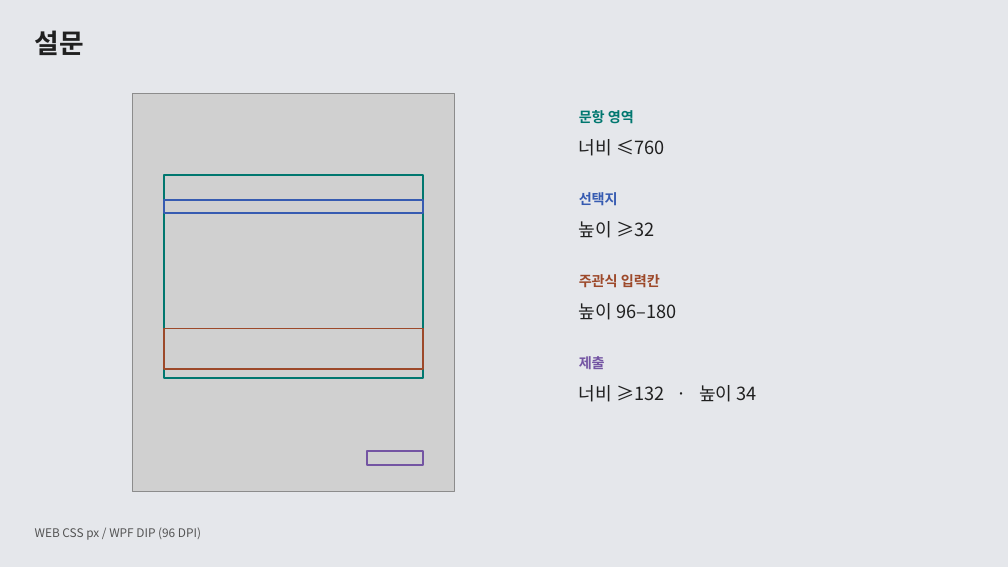
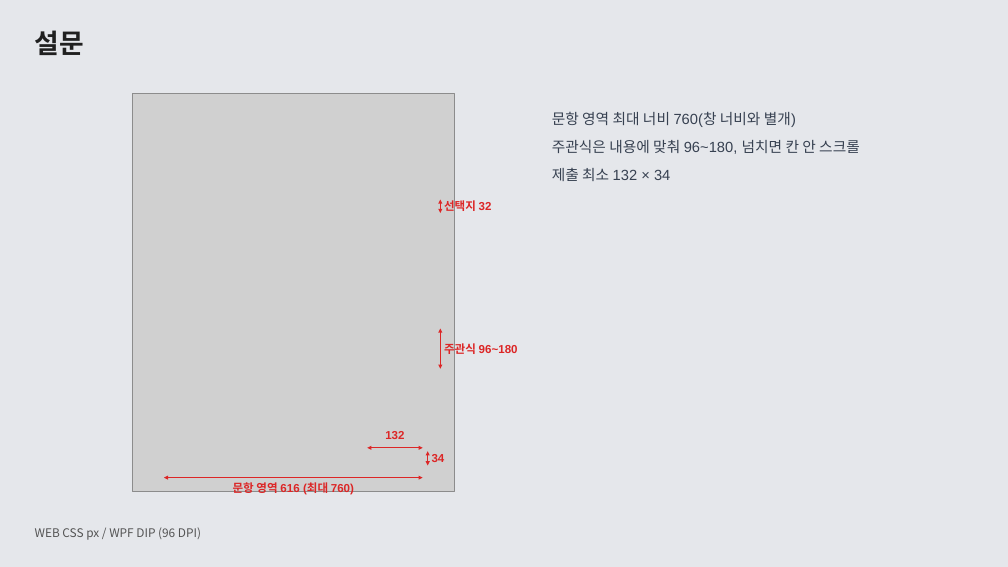
Before and after one commit to ok-sy/WPF_WindowsPopupWithC_proto, a slide deck: slide 6 of docs/design/61_popup_layout_guide/공통 팝업 UI 가이드 · WEB과 WPF.pptx. Drawn at 1008x567 pixels with LibreOffice and Linux fonts; fonts in the diff are those of the drawing; grey boxes stand for pictures. Boxes give left, top, right and bottom in pixels: in the first picture for what was removed or moved away, otherwise in the second. Text is boxed around its words. In the diff, an @@ line names an element or a change of style, - is before the commit and + after.

```diff
--- a/docs/design/61_popup_layout_guide/공통 팝업 UI 가이드 · WEB과 WPF.pptx
+++ b/docs/design/61_popup_layout_guide/공통 팝업 UI 가이드 · WEB과 WPF.pptx
@@ text added at [552,112,860,181], 14 pt, text #374151 @@
+문항 영역 최대 너비 760(창 너비와 별개)
+주관식은 내용에 맞춰 96~180, 넘치면 칸 안 스크롤
+제출 최소 132 × 34
@@ text removed at [579,139,664,156] @@
-너비 ≤760
@@ rectangle removed at [164,175,423,378] @@
@@ rectangle removed at [164,200,423,213] @@
@@ double arrow added from (440, 200) to (440, 213), #DC2626 1.25 pt @@
@@ text at [444,199,492,215]: text changed; size 13.5 to 11 pt; font Noto Sans CJK KR to Arial; text colour #365BB1 to #DC2626 @@
-선택지
+선택지 32
@@ text removed at [579,221,654,238] @@
-높이 ≥32
@@ text removed at [579,274,660,288] @@
-주관식 입력칸
@@ rectangle removed at [164,329,423,369] @@
@@ double arrow added from (440, 329) to (440, 369), #DC2626 1.25 pt @@
@@ text removed at [579,303,676,320] @@
-높이 96–180
@@ text added at [444,341,518,357], 11 pt, text #DC2626, bold @@
+주관식 96~180
@@ text removed at [579,356,605,369] @@
-제출
@@ text removed at [579,385,757,402] @@
-너비 ≥132 · 높이 34
@@ double arrow added from (368, 448) to (423, 448), #DC2626 1.25 pt @@
@@ text added at [385,431,404,439], 11 pt, text #DC2626, bold @@
+132
@@ double arrow added from (164, 478) to (423, 478), #DC2626 1.25 pt @@
@@ rectangle removed at [368,451,423,466] @@
@@ double arrow added from (428, 451) to (428, 466), #DC2626 1.25 pt @@
@@ text added at [432,454,445,462], 11 pt, text #DC2626, bold @@
+34
@@ text at [233,482,354,496]: text changed; size 13.5 to 11 pt; font Noto Sans CJK KR to Arial; text colour #00776F to #DC2626 @@
-문항 영역
+문항 영역 616 (최대 760)
```
Also in this commit, not shown: 8 other slides changed, 1 other file.
